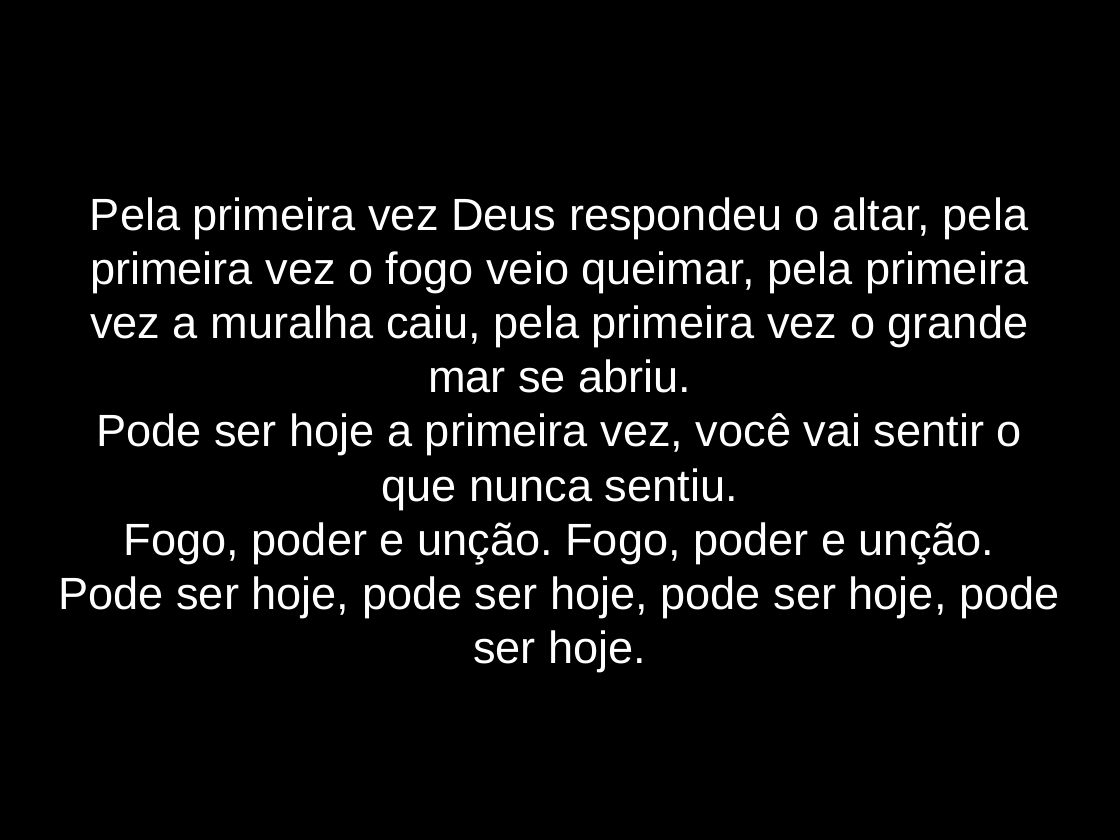
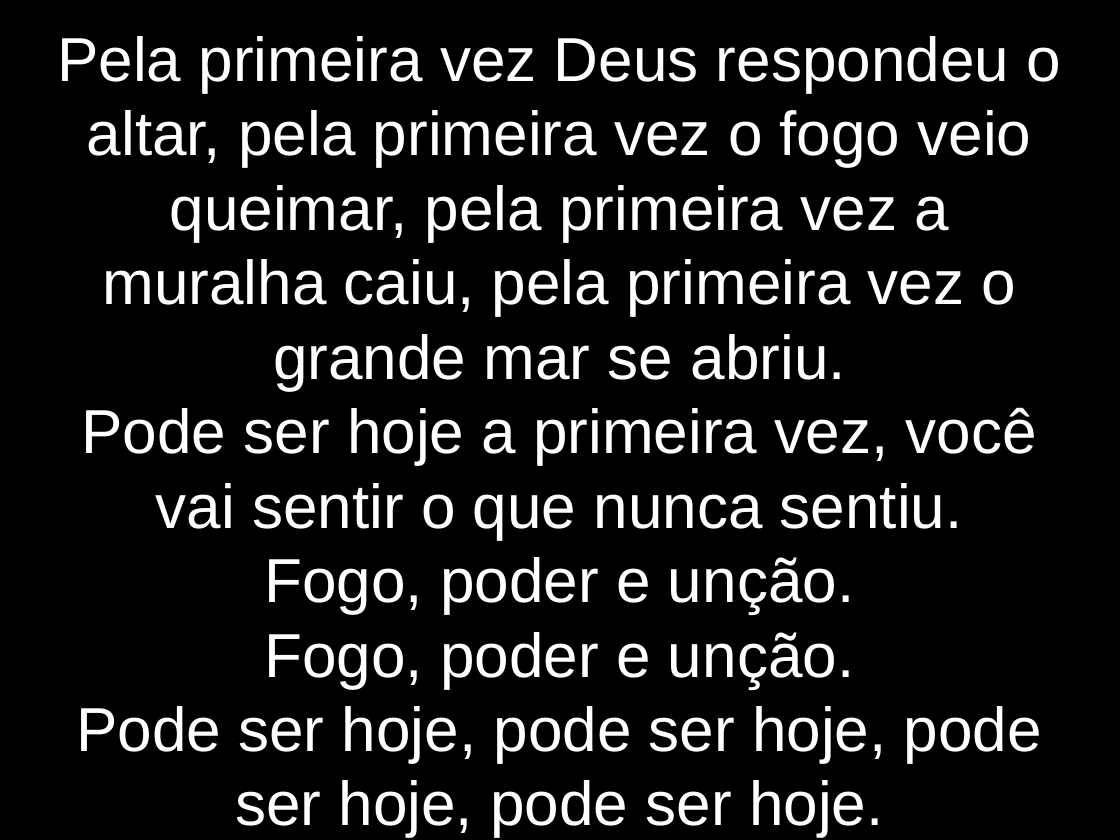
Before and after one commit to lazaroness/ChurchFiles, a slide deck: slide 8 of elshaday/LetrasApresentacao/EInedito.odp. Drawn at 1120x840 pixels with LibreOffice and Linux fonts; fonts in the diff are those of the drawing. Boxes give left, top, right and bottom in pixels: in the first picture for what was removed or moved away, otherwise in the second. Text is boxed around its words. In the diff, an @@ line names an element or a change of style, - is before the commit and + after.

```diff
--- a/elshaday/LetrasApresentacao/EInedito.odp
+++ b/elshaday/LetrasApresentacao/EInedito.odp
@@ subtitle at [57, 36, 1061, 837]: size 32 to 44 pt in "Pela primeira vez Deus respondeu o altar, ...", "Pode ser hoje a primeira vez, você ...", "Pode ser hoje, pode ser hoje, pode ..." @@
@@ subtitle at [265, 557, 854, 688]: text changed; size 32 to 44 pt @@
-Fogo, poder e unção. Fogo, poder e unção.
+Fogo, poder e unção.
+Fogo, poder e unção.
```
Also in this commit, not shown: 10 other slides changed, 1 slide removed.
